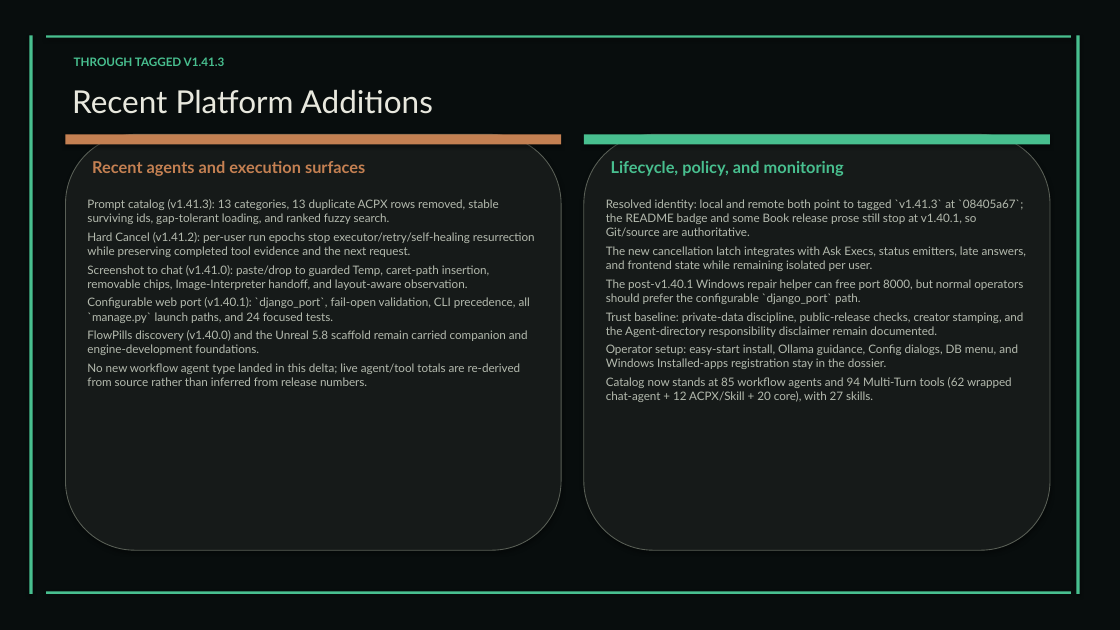
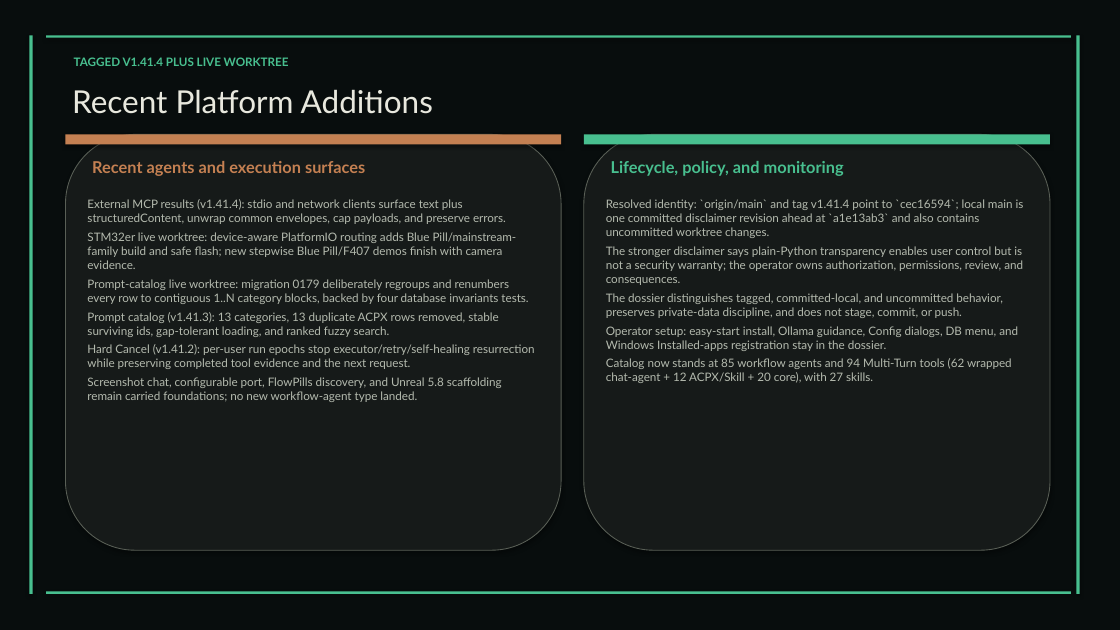
Before and after one commit to XAIHT/Tlamatini, a slide deck: slide 105 of Tlamatini_eXtended_Artificial_Intelligence_Humanly_Tempered.pptx (slide 100 before the commit). Drawn at 1120x630 pixels with LibreOffice and Linux fonts; fonts in the diff are those of the drawing. Boxes give left, top, right and bottom in pixels: in the first picture for what was removed or moved away, otherwise in the second. Text is boxed around its words. In the diff, an @@ line names an element or a change of style, - is before the commit and + after.

Commit message:
Improving STM32er to support  Blue Pill → F7, G, L, H7, U5 — the big 80%, by Tlamatini's-AutoBot.

```diff
--- a/Tlamatini_eXtended_Artificial_Intelligence_Humanly_Tempered.pptx
+++ b/Tlamatini_eXtended_Artificial_Intelligence_Humanly_Tempered.pptx
@@ text at bbox=[74, 57, 289, 66]: text changed @@
-THROUGH TAGGED V1.41.3
+TAGGED V1.41.4 PLUS LIVE WORKTREE
@@ text at bbox=[87, 199, 528, 304]: paragraphs added @@
+External MCP results (v1.41.4): stdio and network clients surface text plus structuredContent, unwrap common envelopes, cap payloads, and preserve errors.
+STM32er live worktree: device-aware PlatformIO routing adds Blue Pill/mainstream-family build and safe flash; new stepwise Blue Pill/F407 demos finish with camera evidence.
+Prompt-catalog live worktree: migration 0179 deliberately regroups and renumbers every row to contiguous 1..N category blocks, backed by four database invariants tests.
@@ text at bbox=[606, 199, 1024, 318]: text changed @@
-Resolved identity: local and remote both point to tagged `v1.41.3` at `08405a67`; the README badge and some Book release prose still stop at v1.40.1, so Git/source are authoritative.
-The new cancellation latch integrates with Ask Execs, status emitters, late answers, and frontend state while remaining isolated per user.
-The post-v1.40.1 Windows repair helper can free port 8000, but normal operators should prefer the configurable `django_port` path.
-Trust baseline: private-data discipline, public-release checks, creator stamping, and the Agent-directory responsibility disclaimer remain documented.
+Resolved identity: `origin/main` and tag v1.41.4 point to `cec16594`; local main is one committed disclaimer revision ahead at `a1e13ab3` and also contains uncommitted worktree changes.
+The stronger disclaimer says plain-Python transparency enables user control but is not a security warranty; the operator owns authorization, permissions, review, and consequences.
+The dossier distinguishes tagged, committed-local, and uncommitted behavior, preserves private-data discipline, and does not stage, commit, or push.
@@ text at bbox=[87, 377, 502, 402]: text changed @@
-Screenshot to chat (v1.41.0): paste/drop to guarded Temp, caret-path insertion, removable chips, Image-Interpreter handoff, and layout-aware observation.
-Configurable web port (v1.40.1): `django_port`, fail-open validation, CLI precedence, all `manage.py` launch paths, and 24 focused tests.
-FlowPills discovery (v1.40.0) and the Unreal 5.8 scaffold remain carried companion and engine-development foundations.
-No new workflow agent type landed in this delta; live agent/tool totals are re-derived from source rather than inferred from release numbers.
+Screenshot chat, configurable port, FlowPills discovery, and Unreal 5.8 scaffolding remain carried foundations; no new workflow-agent type landed.
```
Also in this commit, not shown: 52 other slides changed, 8 slides added, 3 slides removed, 21 other files.
